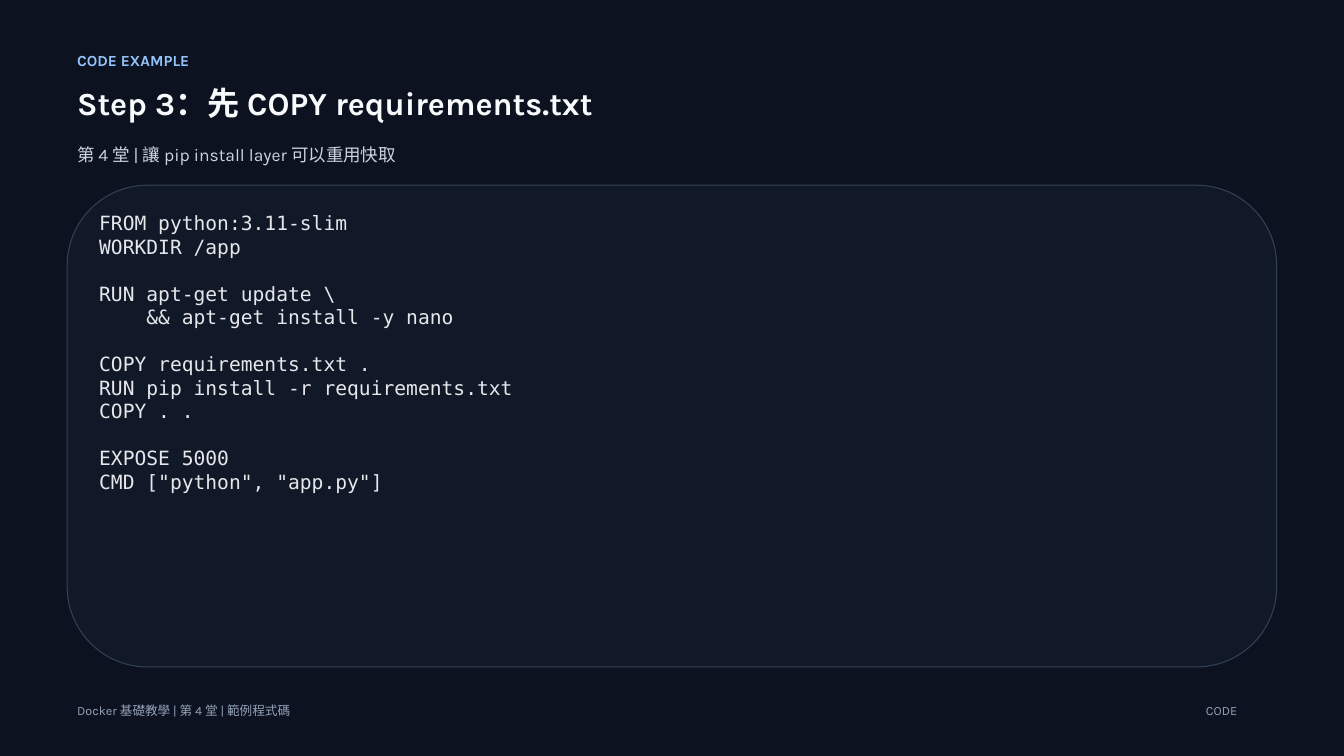
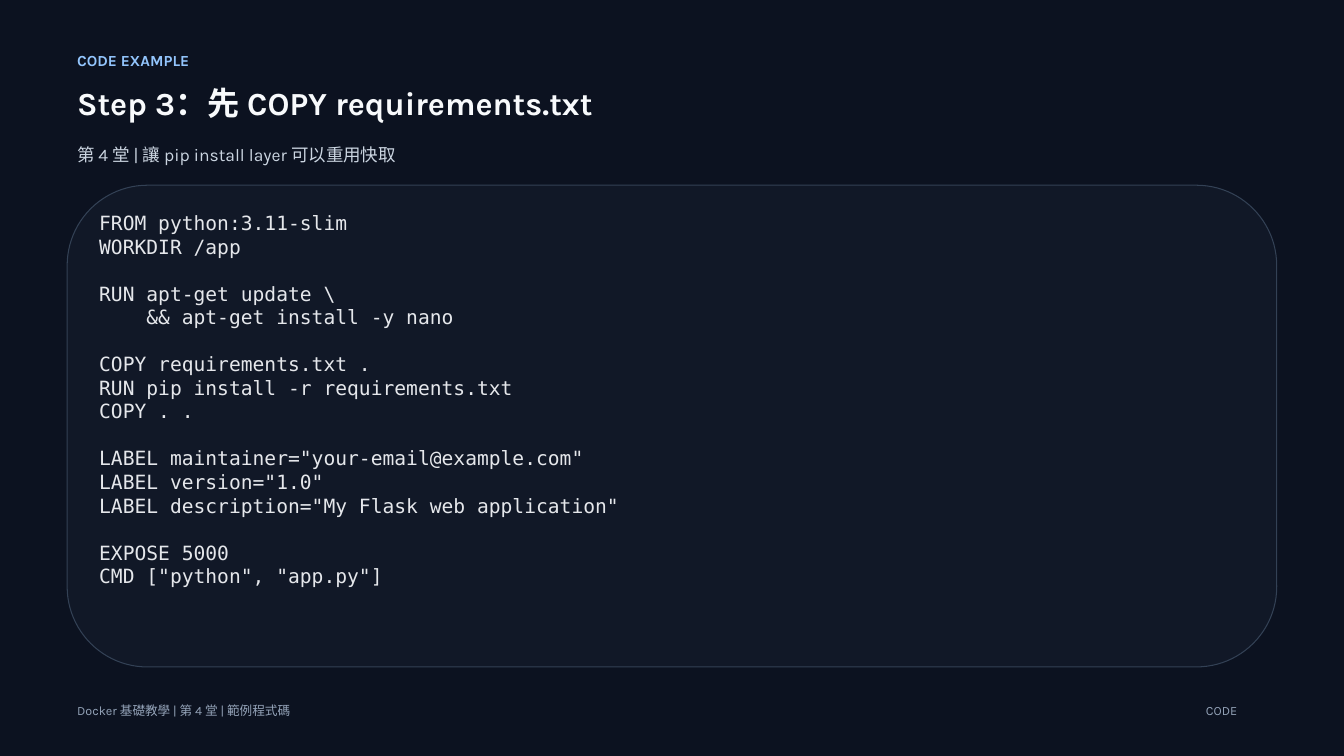
Before and after one commit to lalalalaluk/docker-practice, a slide deck: slide 12 of slides/docker-session4-custom-image-dockerhub.pptx. Drawn at 1344x756 pixels with LibreOffice and Linux fonts; fonts in the diff are those of the drawing. Boxes give left, top, right and bottom in pixels: in the first picture for what was removed or moved away, otherwise in the second. Text is boxed around its words. In the diff, an @@ line names an element or a change of style, - is before the commit and + after.

```diff
--- a/slides/docker-session4-custom-image-dockerhub.pptx
+++ b/slides/docker-session4-custom-image-dockerhub.pptx
@@ text at (x1=99, y1=450, x2=619, y2=517): paragraphs added @@
+LABEL maintainer="your-email@example.com"
+LABEL version="1.0"
+LABEL description="My Flask web application"
```
Also in this commit, not shown: 1 other slide changed, 5 other files.
